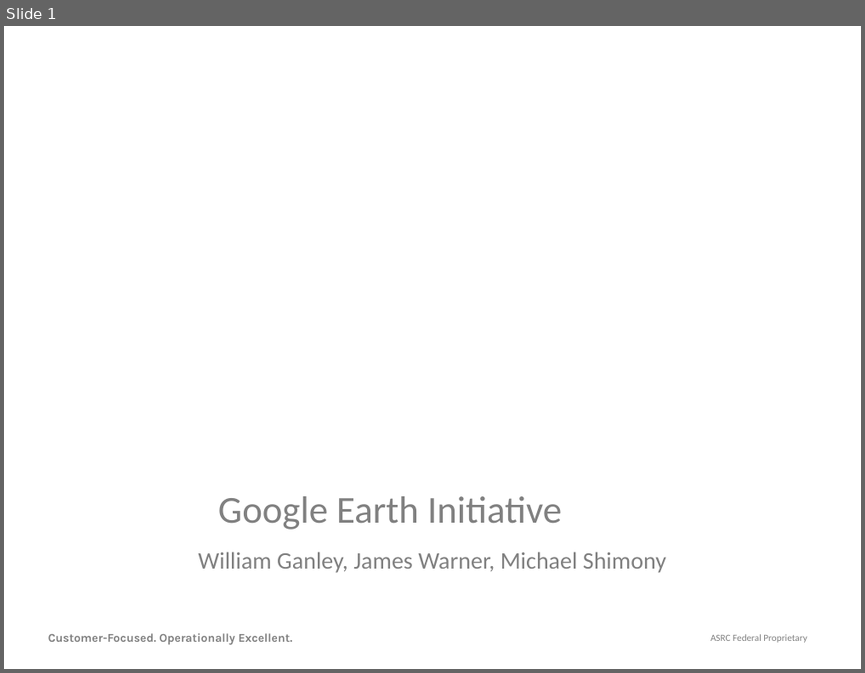
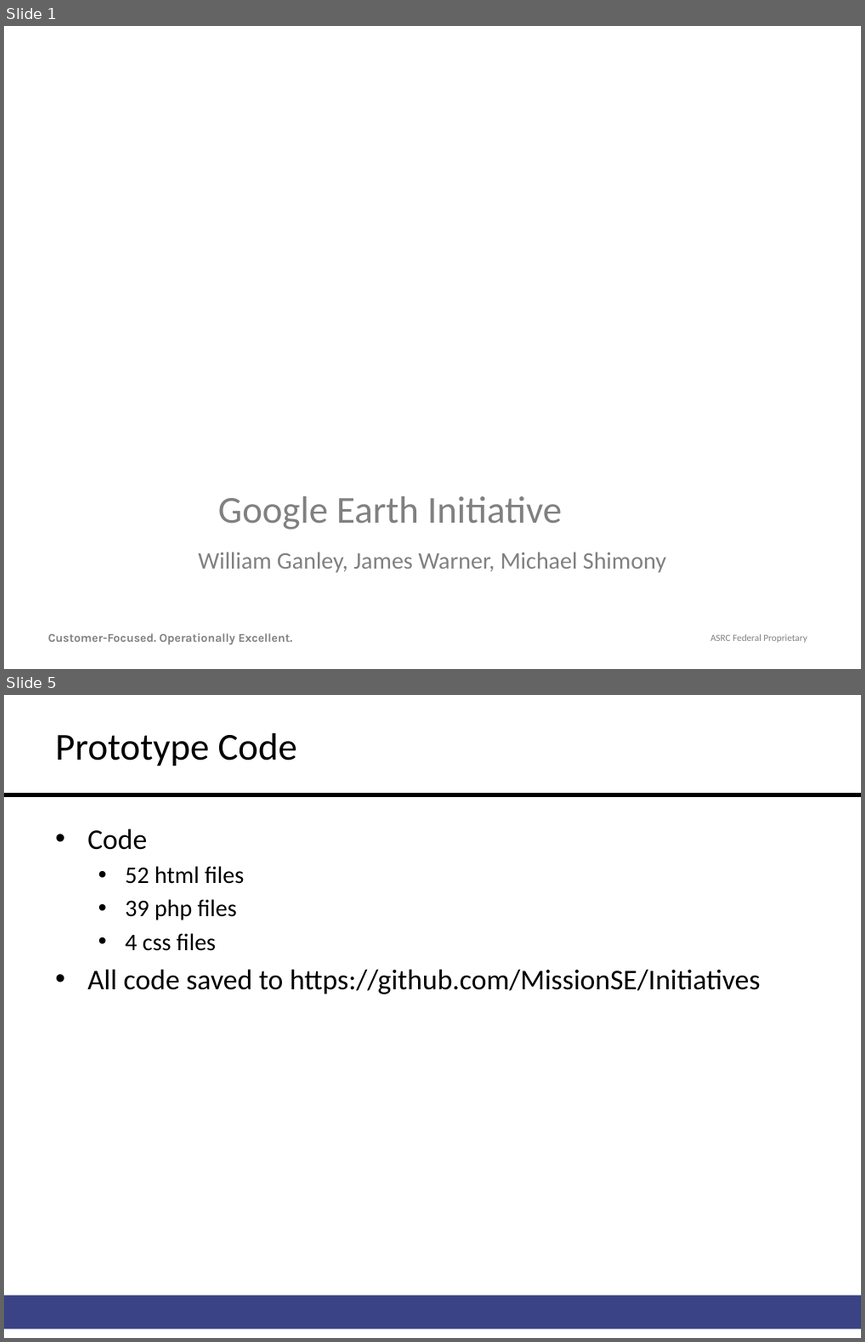
Before and after one commit to MissionSE/Initiatives, a slide deck: GoogleEarth/Google Earth Initiative.pptx. Shown one above the other, each under a label of ours: slide 1 before the commit, slides 1 and 5 after it; the slides between them are not shown. The pictures are 865x673 and 865x1342 pixels, drawn with LibreOffice and Linux fonts; fonts in the diff are those of the drawing; background and template pictures are left out. Boxes give left, top, right and bottom in pixels: in the first picture for what was removed or moved away, otherwise in the second. Text is boxed around its words. In the diff, an @@ line names an element or a change of style, - is before the commit and + after.

```diff
--- a/GoogleEarth/Google Earth Initiative.pptx
+++ b/GoogleEarth/Google Earth Initiative.pptx
@@ slide 5 added at [4, 695, 861, 1338], background #FFFFFF; not listed: 2 template elements that a slide beside it also shows @@
@@ title added at [55, 733, 297, 766], 32 pt, text #000000 @@
+Prototype Code
@@ text added at [87, 828, 760, 994], 24 pt, text #000000 @@
+• Code
+  • 52 html files
+  • 39 php files
+  • 4 css files
+• All code saved to https://github.com/MissionSE/Initiatives
```
Also in this commit, not shown: 5 slides changed, 19 other files.
